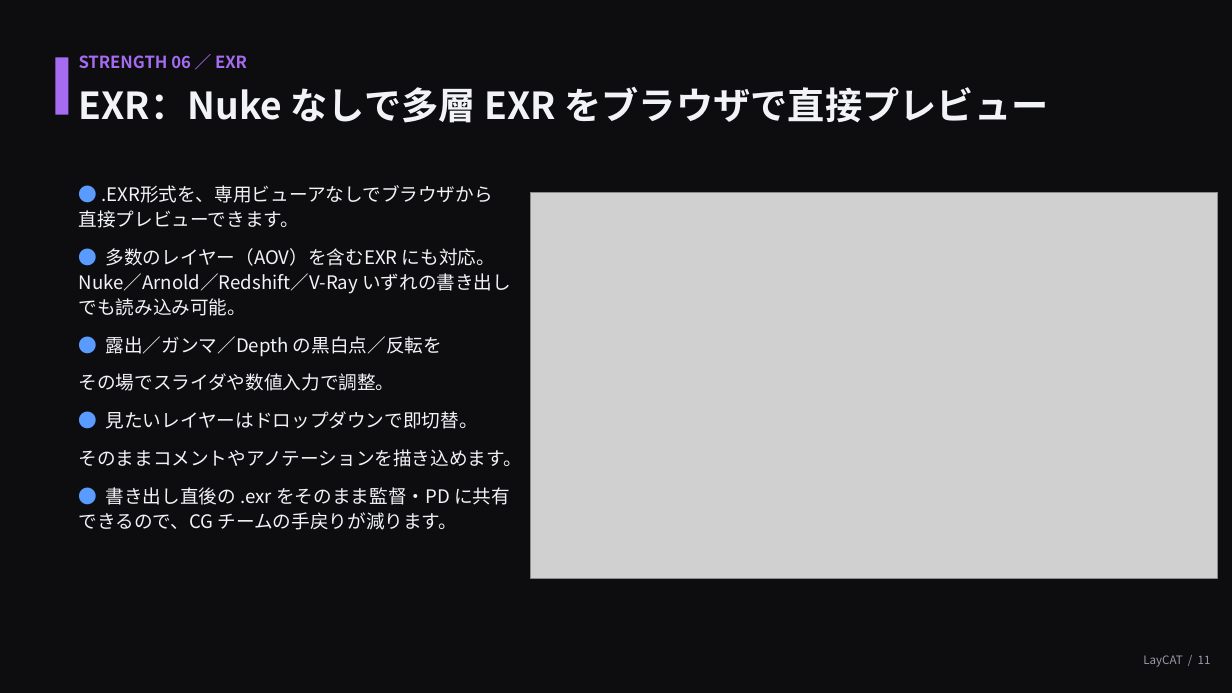
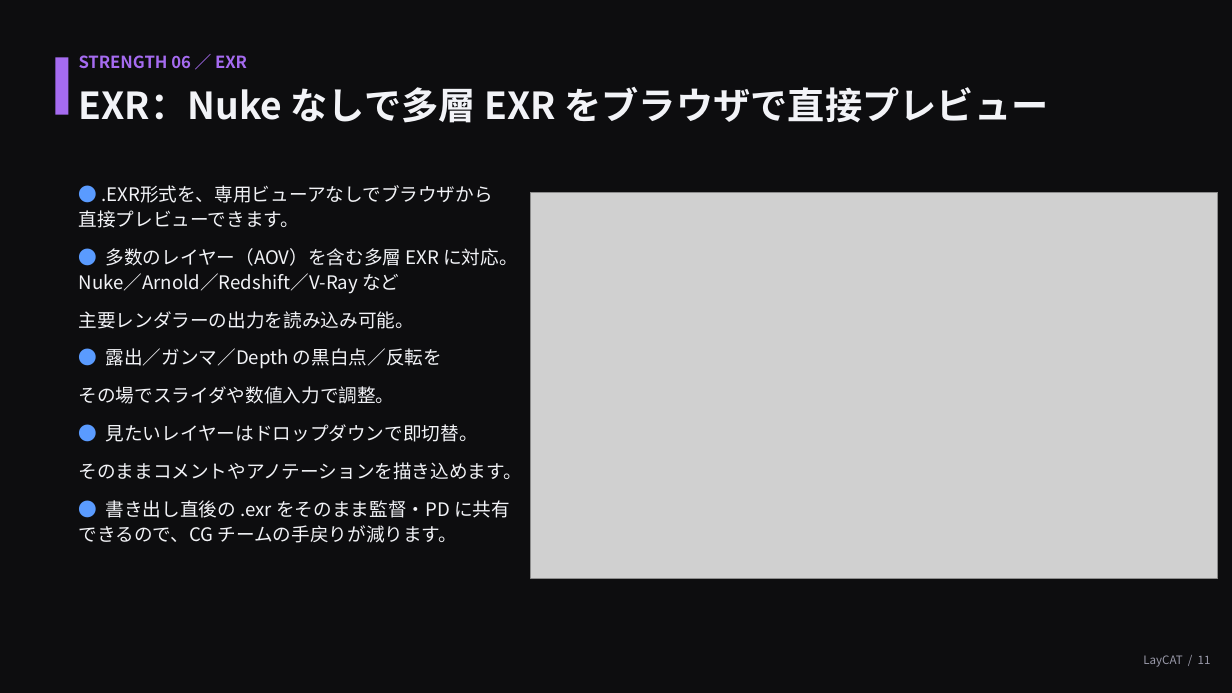
Before and after one commit to ogshaw03/lay_cat, a slide deck: slide 11 of LayCAT_紹介プレゼン.pptx. Drawn at 1232x693 pixels with LibreOffice and Linux fonts; fonts in the diff are those of the drawing; grey boxes stand for pictures. Boxes give left, top, right and bottom in pixels: in the first picture for what was removed or moved away, otherwise in the second. Text is boxed around its words. In the diff, an @@ line names an element or a change of style, - is before the commit and + after.

```diff
--- a/LayCAT_紹介プレゼン.pptx
+++ b/LayCAT_紹介プレゼン.pptx
@@ text at [79,248,518,329]: text changed @@
-● 多数のレイヤー（AOV）を含むEXR にも対応。Nuke／Arnold／Redshift／V-Ray いずれの書き出しでも読み込み可能。
+● 多数のレイヤー（AOV）を含む多層 EXR に対応。Nuke／Arnold／Redshift／V-Ray など
+主要レンダラーの出力を読み込み可能。
```
Also in this commit, not shown: 3 other slides changed.
